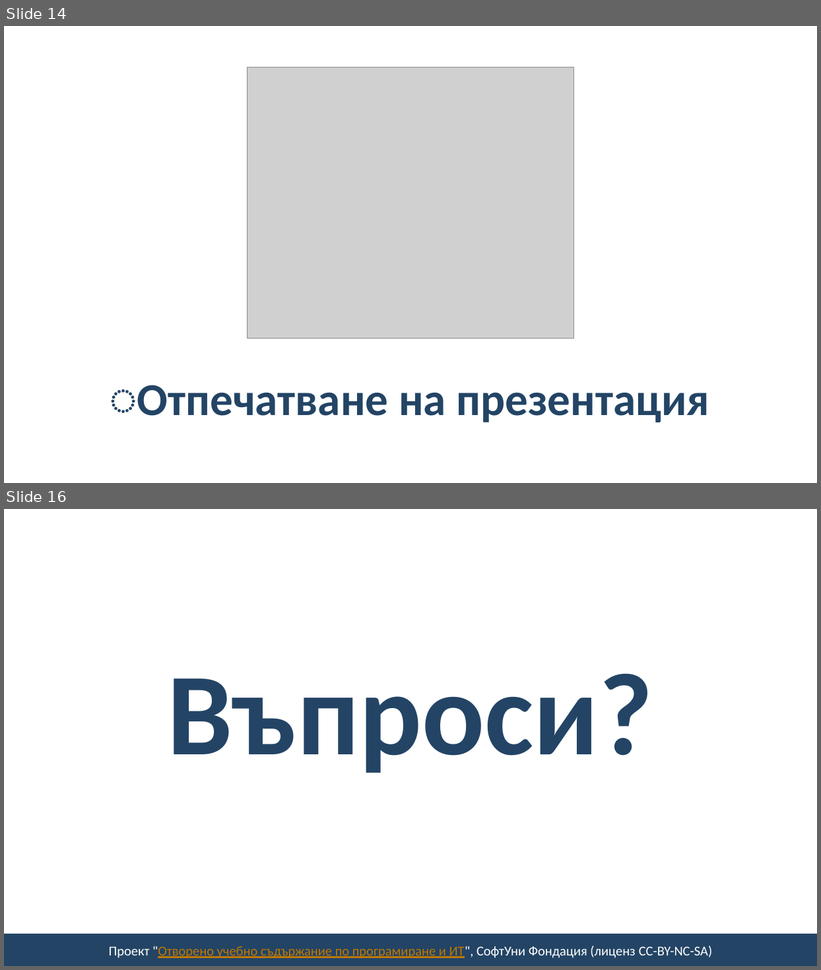
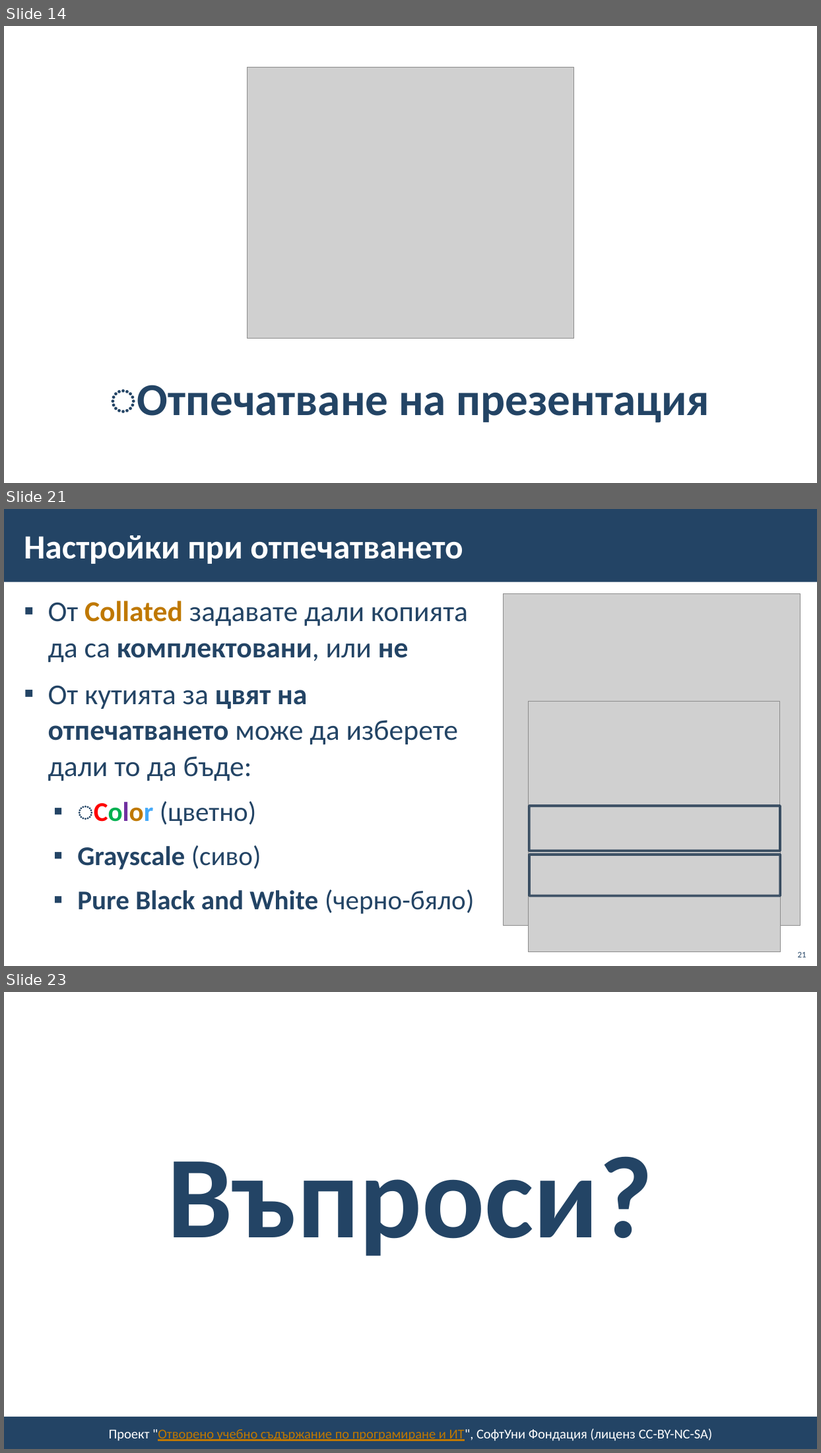
Before and after one commit to BG-IT-Edu/School-Programming, a slide deck: Courses/Computer-Modeling-and-IT/Computer-Modeling-and-IT-6-Class/19-Saving-Presentation-in-Different-File-Formats/19-Saving-Presentation-in-Different-File-Formats.pptx. Shown one above the other, each under a label of ours: slides 14 and 16 before the commit, slides 14, 21 and 23 after it; the slides between them are not shown. The pictures are 821x970 and 821x1453 pixels, drawn with LibreOffice and Linux fonts; fonts in the diff are those of the drawing; grey boxes stand for pictures; background and template pictures are left out. Boxes give left, top, right and bottom in pixels: in the first picture for what was removed or moved away, otherwise in the second. Text is boxed around its words. In the diff, an @@ line names an element or a change of style, - is before the commit and + after.

```diff
--- a/Courses/Computer-Modeling-and-IT/Computer-Modeling-and-IT-6-Class/19-Saving-Presentation-in-Different-File-Formats/19-Saving-Presentation-in-Different-File-Formats.pptx
+++ b/Courses/Computer-Modeling-and-IT/Computer-Modeling-and-IT-6-Class/19-Saving-Presentation-in-Different-File-Formats/19-Saving-Presentation-in-Different-File-Formats.pptx
@@ slide 21 added at box(4, 509, 817, 966), background #FFFFFF @@
@@ rectangle added at box(4, 509, 817, 582), fill #234465 @@
@@ title added at box(24, 535, 463, 564), 40 pt, text #FFFFFF, bold @@
+Настройки при отпечатването
@@ text added at box(48, 601, 475, 914), 34 pt, text #234465 @@
+▪ От Collated задавате дали копията да са комплектовани, или не
+▪ От кутията за цвят на отпечатването може да изберете дали то да бъде:
+  ▪ ͏Color (цветно)
+  ▪ Grayscale (сиво)
+  ▪ Pure Black and White (черно-бяло)
@@ picture added at box(503, 593, 800, 925) @@
@@ picture added at box(529, 702, 781, 851) @@
@@ rectangle added at box(529, 806, 781, 851), outline #1A334C 3 pt @@
@@ picture added at box(529, 851, 781, 953) @@
@@ rectangle added at box(530, 855, 781, 896), outline #1A334C 3 pt @@
@@ page number added at box(798, 952, 807, 958), 10 pt, text #234465 @@
+21
@@ what was slide 16 is now slide 23 @@
```
Also in this commit, not shown: 2 slides changed, 6 other slides added.
